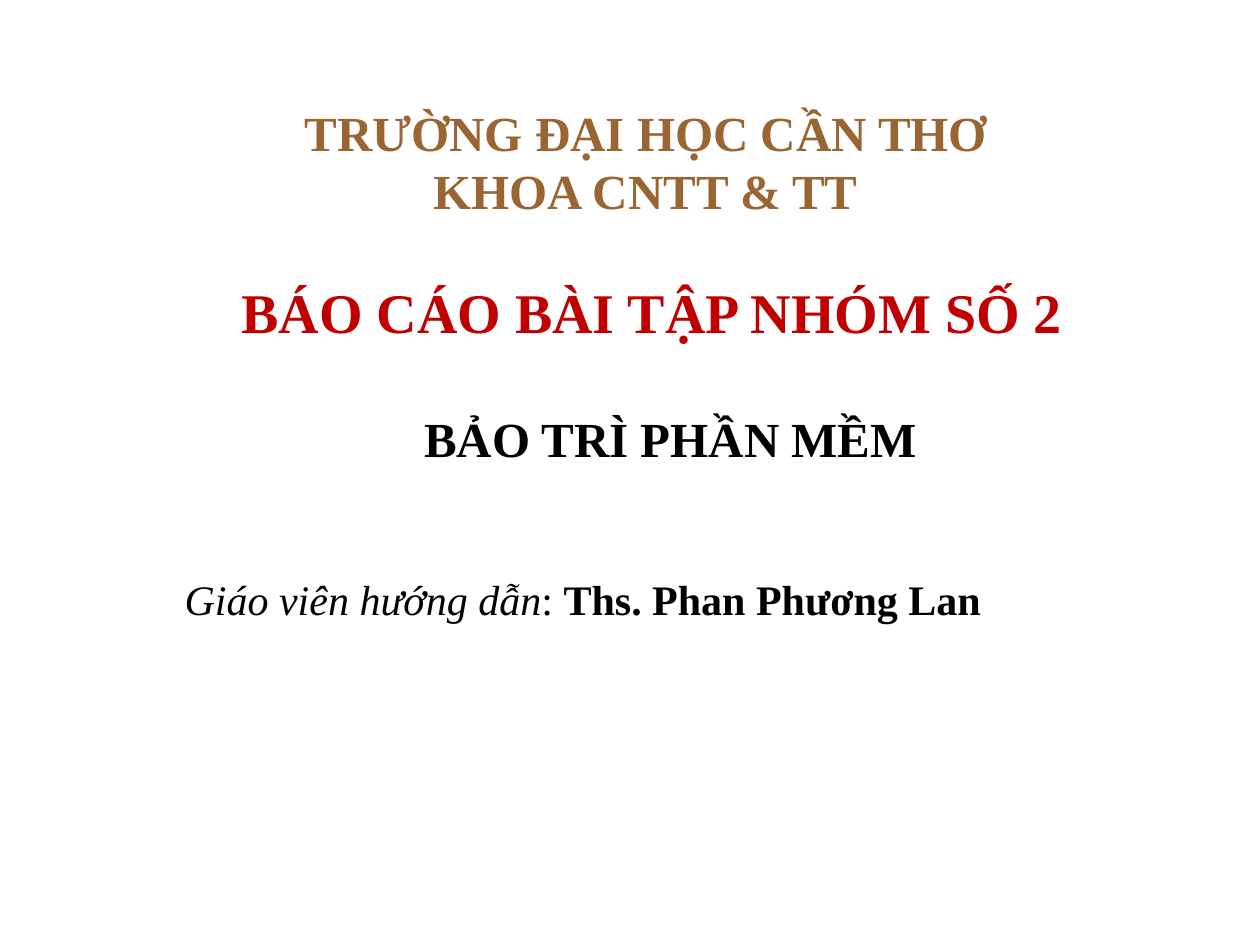
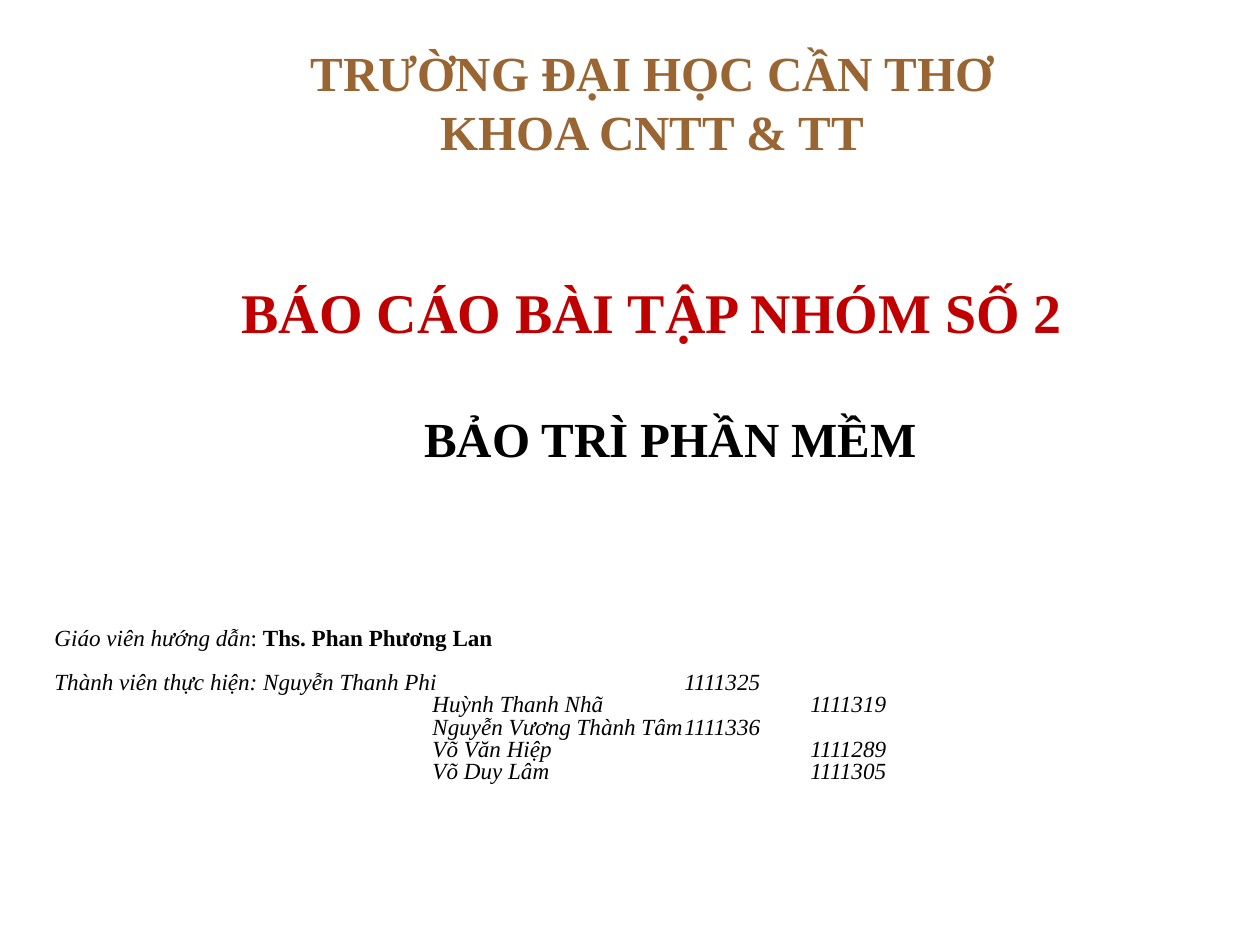
Before and after one commit to thanhphi0127/manager-configuration, a slide deck: slide 1 of doc/baitapso2/NHOM5_BAOCAO_BT2.ppt. Drawn at 1260x945 pixels with LibreOffice and Linux fonts; fonts in the diff are those of the drawing; background and template pictures are left out. Boxes give left, top, right and bottom in pixels: in the first picture for what was removed or moved away, otherwise in the second. Text is boxed around its words. In the diff, an @@ line names an element or a change of style, - is before the commit and + after.

```diff
--- a/doc/baitapso2/NHOM5_BAOCAO_BT2.ppt
+++ b/doc/baitapso2/NHOM5_BAOCAO_BT2.ppt
@@ title "TRƯỜNG ĐẠI HỌC CẦN THƠ ...": place and size @@
-title "TRƯỜNG ĐẠI HỌC CẦN THƠ ..." at [305, 112, 987, 210]
+title "TRƯỜNG ĐẠI HỌC CẦN THƠ ..." at [311, 53, 994, 151]
@@ text at [54, 629, 493, 651]: size 24 to 13.2 pt in "Giáo viên hướng dẫn: Ths. Phan Phương ..."; alignment centre to left; line spacing 1 to 0.8 @@
@@ text at [54, 673, 886, 784]: paragraphs added @@
+Thành viên thực hiện: Nguyễn Thanh Phi 1111325
+Huỳnh Thanh Nhã 1111319
+Nguyễn Vương Thành Tâm 1111336
+Võ Văn Hiệp 1111289
+Võ Duy Lâm 1111305
```
Also in this commit, not shown: 4 slides added, 4 slides removed.
